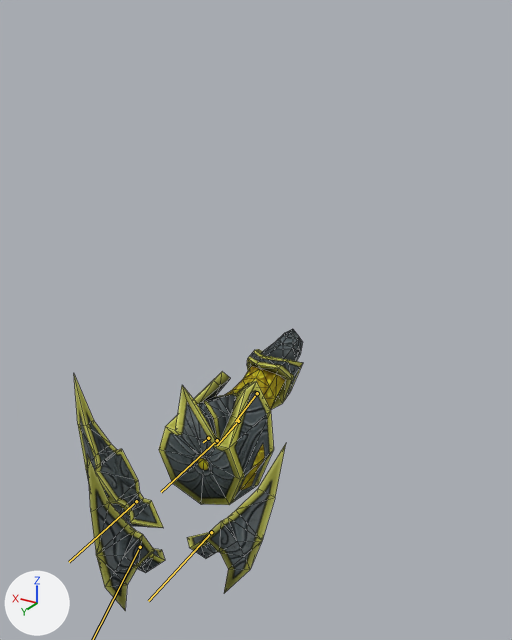
The FBX model FrameWork_Persnal/Client/Bin/Resources/Mesh/Tower/Striker/StrikerTower.FBX: old version first, new version second.
The view is the same before and after, from a 50 mm lens placed at (-7.11, 14.16, 7.82), pointed at (0.04, 2.26, 1.87). Lighting does not change. The marker at lower left points along +X, +Y and +Z. Both versions are drawn at frame 62 of the action 'Take 001'; the numbers are the values there. The bones that bend it are drawn over the model as lines. Mesh edges are drawn as thin lines.

Objects in the first picture: 'Striker_Tower'.
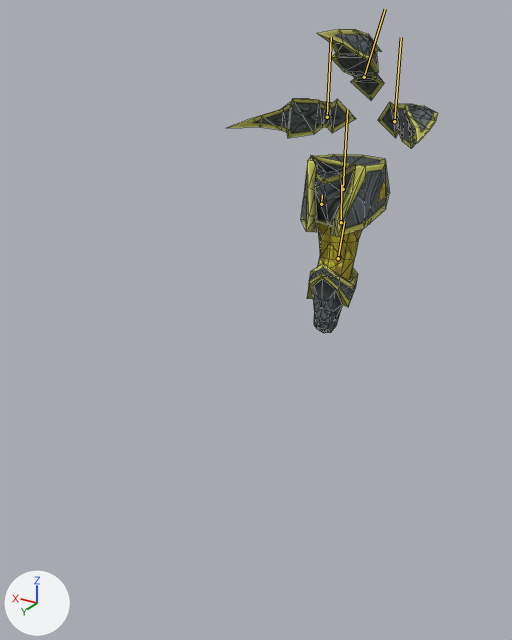
Location of each change, [x1, y1, x2, y2] in pixels of the pictures (512 x 640 px):
'Striker_Tower', posed (8% narrower, 8% taller)
    before: [74, 329, 303, 610]
    after: [228, 29, 438, 333]
bone 'Root', root to tip
    before: (208, 438) to (203, 442)
    after: (321, 204) to (322, 195)
bone 'b_COG', root to tip
    before: (217, 440) to (161, 492)
    after: (343, 189) to (347, 109)

The edits, one by one:
Bone 'Root' (bone_root) moves from (0.0, 0.0, 0.0) to (-16.4, -161.9, 161.9).
Bone 'Root' (bone_root) turns from (0, 0, 0) to (90, 0, 180) degrees about its own x, y and z.
Bone 'b_COG' (bone_b_cog) moves from (0.0, 0.0, 0.0) to (-0.1, 0.2, -63.8).
Bone 'b_ArmMid' (bone_b_armmid) moves from (0.0, 0.0, 0.0) to (0.0, -0.5, -5.2).
